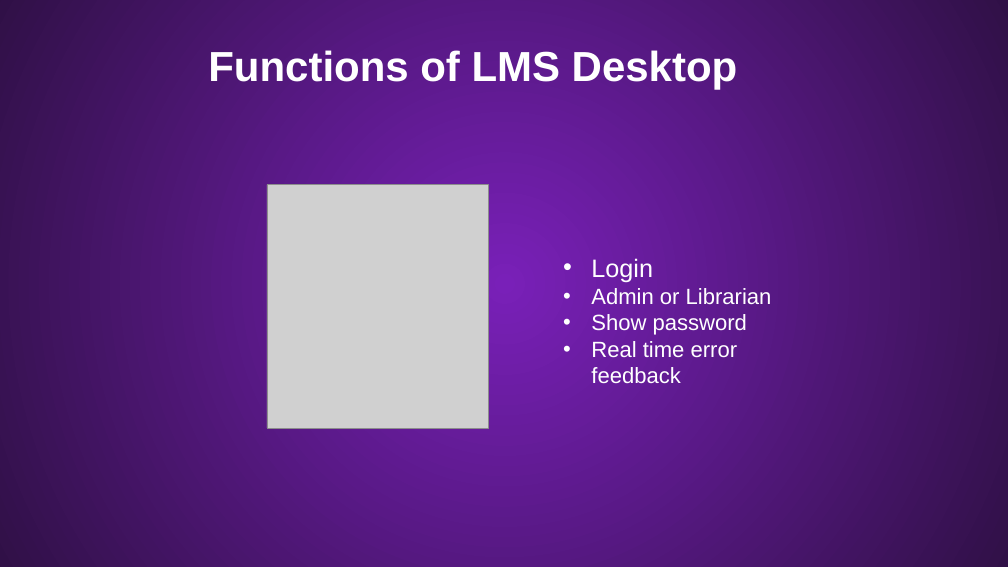
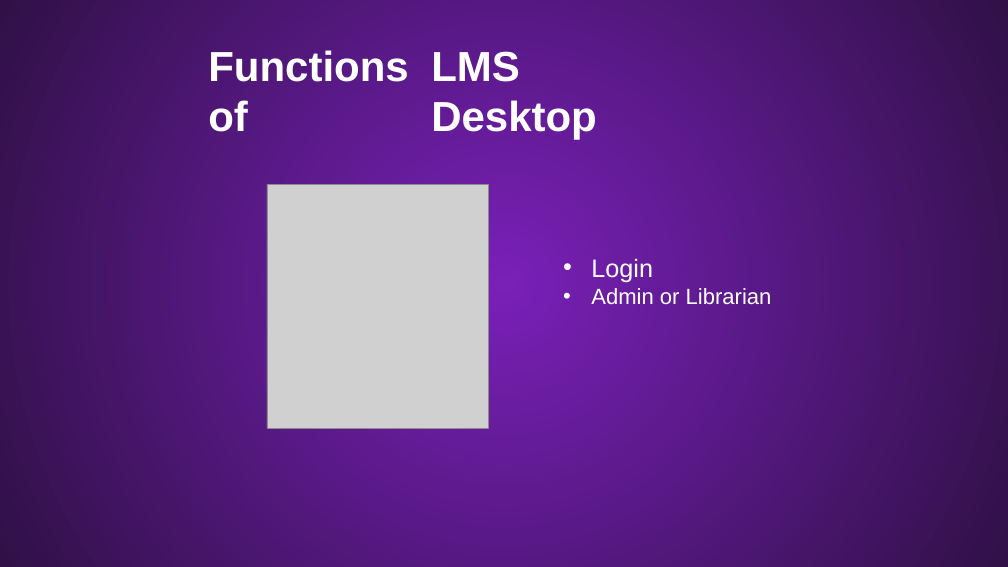
Before and after one commit to Palacsinta002/LMS, a slide deck: slide 24 of Presentation/LMS Presentation.pptx (slide 16 before the commit). Drawn at 1008x567 pixels with LibreOffice and Linux fonts; fonts in the diff are those of the drawing; grey boxes stand for pictures; background and template pictures are left out. Boxes give left, top, right and bottom in pixels: in the first picture for what was removed or moved away, otherwise in the second. Text is boxed around its words. In the diff, an @@ line names an element or a change of style, - is before the commit and + after.

```diff
--- a/Presentation/LMS Presentation.pptx
+++ b/Presentation/LMS Presentation.pptx
@@ text at (x1=208, y1=50, x2=408, y2=132): text changed @@
-Functions of LMS Desktop
+Functions of
@@ text added at (x1=431, y1=51, x2=597, y2=140), 40 pt, text #FFFFFF, bold @@
+LMS Desktop
@@ text at (x1=591, y1=314, x2=747, y2=358): paragraphs removed @@
-• Show password
-• Real time error feedback
```
Also in this commit, not shown: 6 other slides changed, 9 slides added, 1 slide removed.
